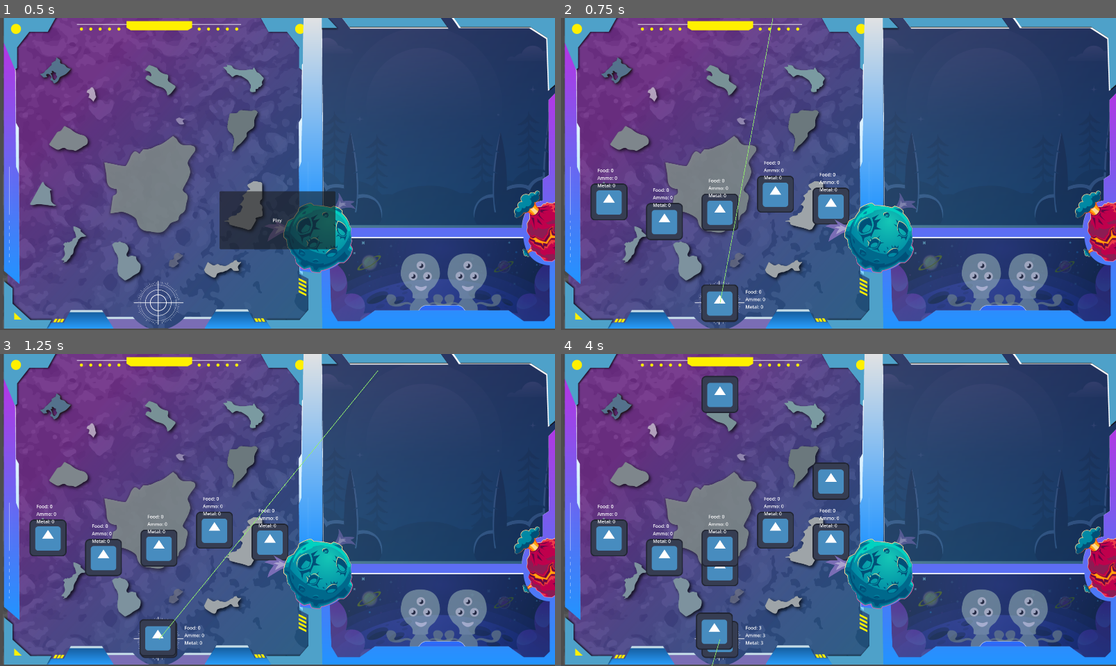
Above: before the commit, frames 1-4 (two rows, left to right).
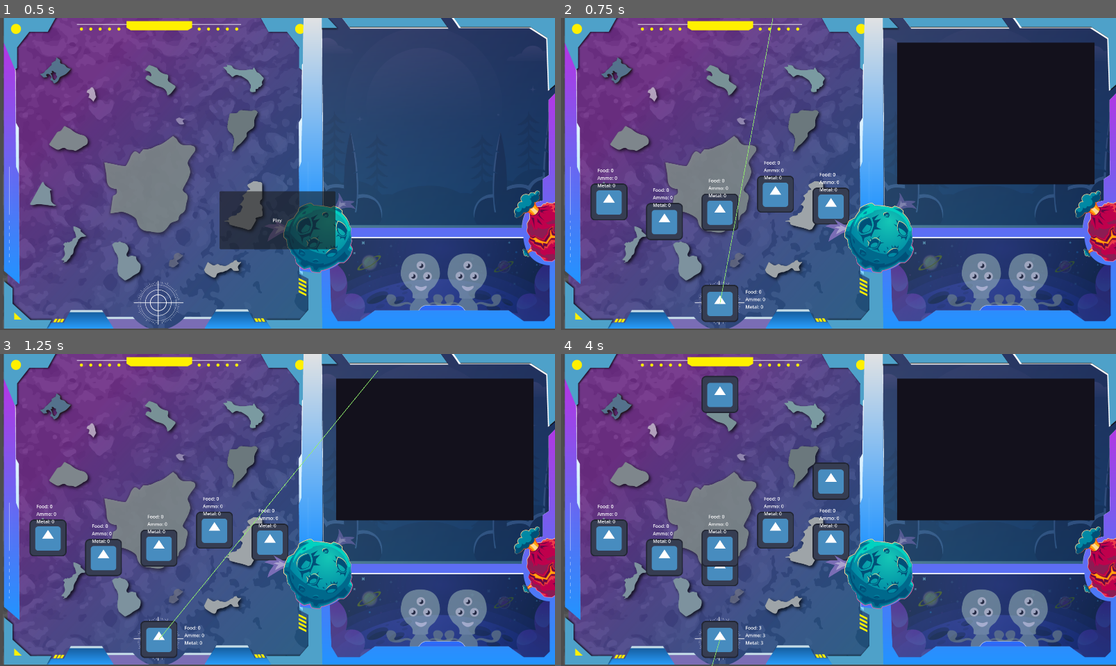
Above: after the commit, the same moments.

Repository: G36maid/GGJ25-kh-teamC
Game: Godot game, scene res://sences/game.tscn
Two runs of this game, one before a commit and one after it. Both use one fixed random seed, a clock stepped at 60 frames per second and the inputs below. The engine's default icon, where the game draws it, is replaced by a stand-in: a white triangle on a blue panel in a dark square.
Inputs:
- Up to frame 1 (0.5 s): no input
- Up to frame 2 (0.75 s): click "Play" at 0.5 s
- Up to frame 3 (1.25 s): no input
- Up to frame 4 (4 s): tap Enter (send_cmd) at 1.25, 2.1, 3.6 s; hold Enter (send_cmd) 1.28-2.03 s; hold Enter (send_cmd) 2.78-3.53 s

Frame 1 is identical in both runs. In frame 2, 16% of the frame differs, in the area x 25-97%, y 7-98%; in frame 3, 16%; in frame 4, 17%, in the area x 24-97%, y 7-98%.

Commit message:
add text editor

Diff:
--- a/scripts/deliverer.gd
+++ b/scripts/deliverer.gd
@@ -1,7 +1,7 @@
 class_name Deliverer
 extends Node2D
 
-@export var speed: int = 10
+@export var speed: int = 30
 
 @onready var ally_parent = $/root/game/allys
 
@@ -19,20 +19,21 @@
 var _next_target: String = "hq"
 
 func _ready() -> void:
-	set_commands([
-		["grab", "food", "10"],
-		["goto", "ally1"],
-		["goto", "hq"],
-		["grab", "food", "10"],
-		["goto", "ally1"],
-		["drop", "food", "10"],
-		["grab", "ammo", "10"],
-		["goto", "ally2"],
-		["drop", "ammo", "10"],
-		["grab", "metal", "10"],
-		["goto", "hq"],
-		["drop", "metal", "10"], # TODO: can I drop resource to hq?
-	])
+	#set_commands([
+		#["grab", "food", "10"],
+		#["goto", "ally1"],
+		#["goto", "hq"],
+		#["grab", "food", "10"],
+		#["goto", "ally1"],
+		#["drop", "food", "10"],
+		#["grab", "ammo", "10"],
+		#["goto", "ally2"],
+		#["drop", "ammo", "10"],
+		#["grab", "metal", "10"],
+		#["goto", "hq"],
+		#["drop", "metal", "10"], # TODO: can I drop resource to hq?
+	#])
+	pass
 
 func set_commands(commands: Array) -> bool:
 	"""
@@ -43,7 +44,7 @@
 		printerr("Cannot set commands while deliverer is not idle.")
 		return false
 
-	_commands = commands
+	_commands = commands + [["goto", "hq"]]
 	state = State.Duty
 	exec_commands()
 
--- a/scripts/game.gd
+++ b/scripts/game.gd
@@ -35,6 +35,7 @@
 	remain_enemy = 10
 	$start_button.hide()
 	$enemy_timer.start()
+	$txt_input.show()
 	state = State.Start
 
 	var hq_position = Vector2(
@@ -75,6 +76,7 @@
 	if $enemys.get_children().size() == 0 and enemy_start_spawning:
 		state = State.End
 		$win_text.show()
+		$txt_input.hide()
 		return
 
 	$enemy_remain.text = """Food: %d
--- a/scripts/txt_input.gd
+++ b/scripts/txt_input.gd
@@ -65,3 +65,4 @@
 		else:
 			print("no match at %d" % i)
 	print(parsed_cmds)
+	$/root/game.send_commands_to_deliverer(parsed_cmds)
--- a/sences/game.tscn
+++ b/sences/game.tscn
@@ -7,6 +7,7 @@
 [ext_resource type="PackedScene" uid="uid://dtmmnn2yh6702" path="res://sences/radar.tscn" id="4_xu7sx"]
 [ext_resource type="PackedScene" uid="uid://bsjo3u7jlotpr" path="res://sences/headquarter.tscn" id="5_aywmw"]
 [ext_resource type="PackedScene" uid="uid://b04r6mby3d8vf" path="res://sences/scene.tscn" id="7_wgsjo"]
+[ext_resource type="PackedScene" uid="uid://cpxowp28xdmes" path="res://sences/txt_input.tscn" id="8_iuril"]
 
 [node name="game" type="Node2D"]
 script = ExtResource("1_bdvao")
@@ -55,5 +56,9 @@
 [node name="Background" parent="." instance=ExtResource("7_wgsjo")]
 position = Vector2(960, 540)
 
+[node name="txt_input" parent="." instance=ExtResource("8_iuril")]
+visible = false
+position = Vector2(539, -57)
+
 [connection signal="timeout" from="enemy_timer" to="." method="_on_enemy_timer_timeout"]
 [connection signal="pressed" from="start_button" to="." method="_start"]
--- a/sences/txt_input.tscn
+++ b/sences/txt_input.tscn
@@ -6,10 +6,10 @@
 [node name="txt_input" type="Node2D"]
 
 [node name="sender" type="TextEdit" parent="." node_paths=PackedStringArray("other_text_edit")]
-offset_left = 721.0
-offset_top = 38.0
-offset_right = 1053.0
-offset_bottom = 561.0
+offset_left = 623.0
+offset_top = 142.0
+offset_right = 1307.0
+offset_bottom = 633.0
 theme_override_colors/background_color = Color(0.0758633, 0.0682, 0.11, 1)
 theme_override_colors/font_color = Color(0.456268, 0.811617, 0.757314, 1)
 theme_override_colors/caret_color = Color(0.732726, 0.758445, 0.897916, 1)
@@ -20,6 +20,7 @@
 other_text_edit = NodePath("../receiver")
 
 [node name="receiver" type="TextEdit" parent="."]
+visible = false
 offset_left = 128.0
 offset_top = 427.0
 offset_right = 567.0
Not shown: 1 places in sences/game.tscn that only renumber resources
